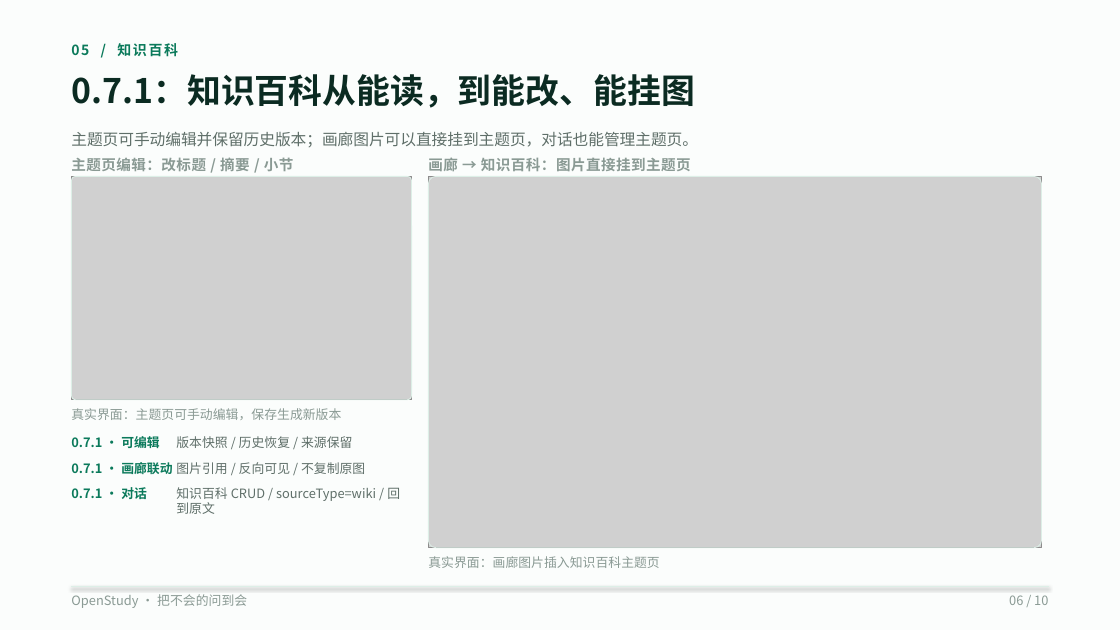
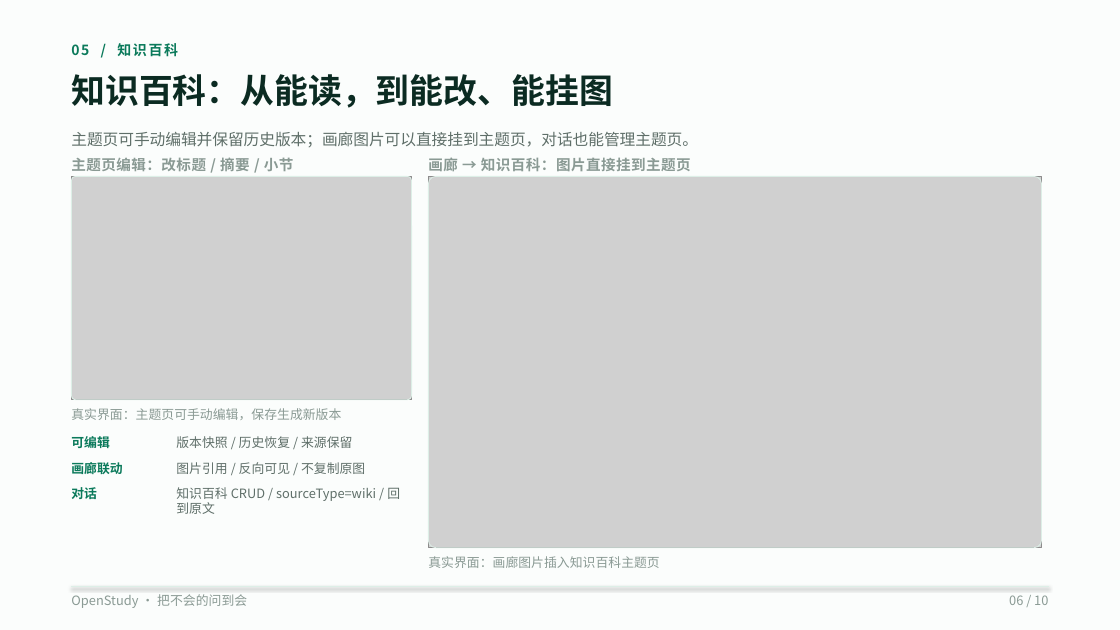
Before and after one commit to wufeng1234567/openstudy-fastapi-ts, a slide deck: slide 6 of doc/competition/OpenStudy-10页-码道版.pptx. Drawn at 1120x630 pixels with LibreOffice and Linux fonts; fonts in the diff are those of the drawing; grey boxes stand for pictures. Boxes give left, top, right and bottom in pixels: in the first picture for what was removed or moved away, otherwise in the second. Text is boxed around its words. In the diff, an @@ line names an element or a change of style, - is before the commit and + after.

Commit message:
feat: 智能体画廊取图与资产卡 (0.7.2)

```diff
--- a/doc/competition/OpenStudy-10页-码道版.pptx
+++ b/doc/competition/OpenStudy-10页-码道版.pptx
@@ text at <box>71,74,613,108</box>: text changed @@
-0.7.1：知识百科从能读，到能改、能挂图
+知识百科：从能读，到能改、能挂图
@@ text at <box>71,436,110,448</box>: text changed @@
-0.7.1 · 可编辑
+可编辑
@@ text at <box>71,462,122,474</box>: text changed @@
-0.7.1 · 画廊联动
+画廊联动
@@ text at <box>71,487,97,499</box>: text changed @@
-0.7.1 · 对话
+对话
```
Also in this commit, not shown: 2 other slides changed, 20 other files.
